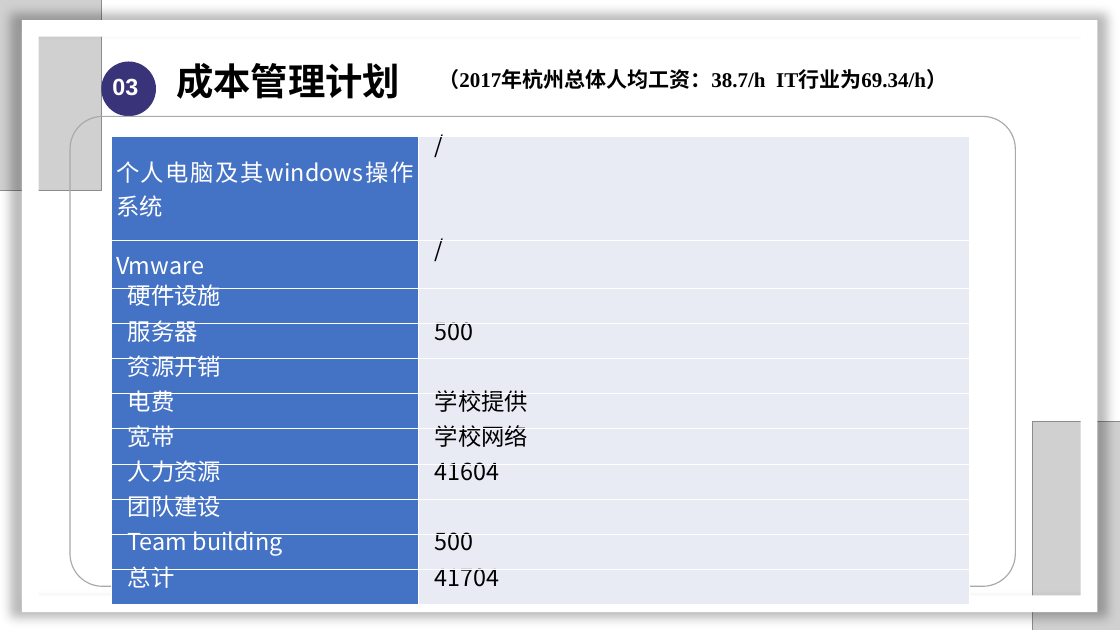
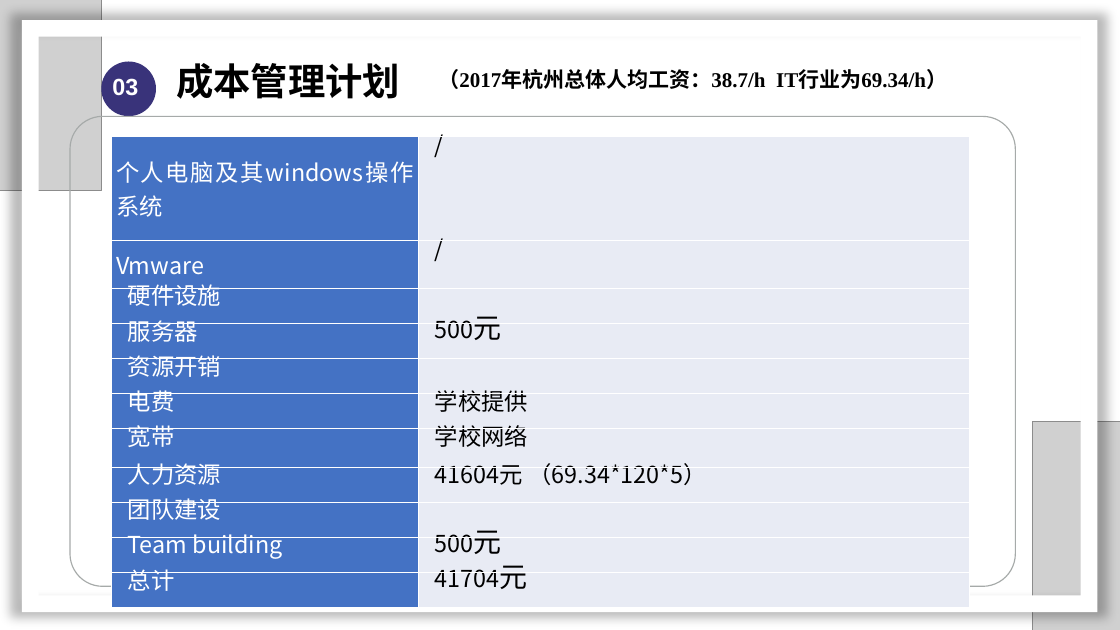
Before and after one commit to SarielX98/PRD2018G14, a slide deck: slide 46 of 受控文档/PPT/PRD2018-G14-软件需求工程审核PPT.pptx (slide 45 before the commit). Drawn at 1120x630 pixels with LibreOffice and Linux fonts; fonts in the diff are those of the drawing; grey boxes stand for pictures; background and template pictures are left out. Boxes give left, top, right and bottom in pixels: in the first picture for what was removed or moved away, otherwise in the second. Text is boxed around its words. In the diff, an @@ line names an element or a change of style, - is before the commit and + after.

```diff
--- a/受控文档/PPT/PRD2018-G14-软件需求工程审核PPT.pptx
+++ b/受控文档/PPT/PRD2018-G14-软件需求工程审核PPT.pptx
@@ table at (x1=111, y1=136, x2=970, y2=607) @@
-row 4, column 2: 500
+row 4, column 2: 500元
-row 8, column 2: 41604
+row 8, column 2: 41604元 （69.34*120*5）
-row 10, column 2: 500
+row 10, column 2: 500元
-row 11, column 2: 41704
+row 11, column 2: 41704元
```
Also in this commit, not shown: 4 other slides changed, 1 slide added, 1 other file.
